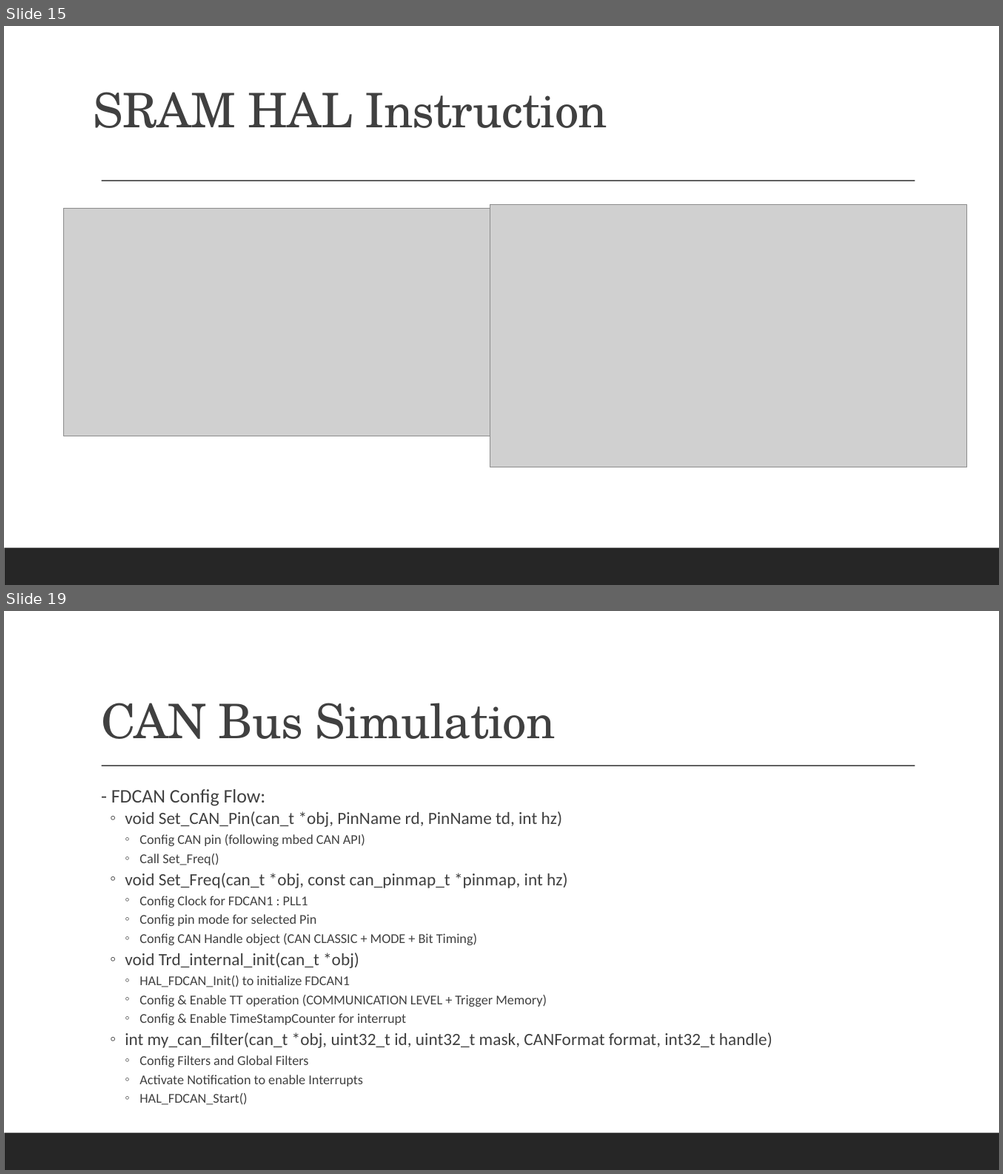
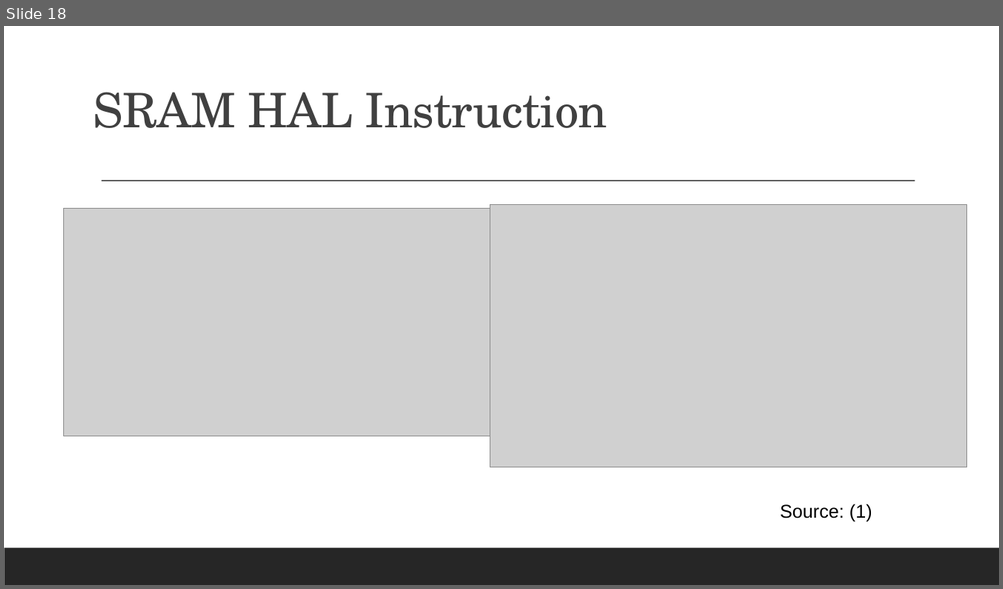
Before and after one commit to meomotminh/CAN-HAL, a slide deck: Thesis Present/PPT/Workshop 3 Presentation.odp. Shown one above the other, each under a label of ours: slides 15 and 19 before the commit, slide 18 after it; the slides between them are not shown. The pictures are 1003x1174 and 1003x589 pixels, drawn with LibreOffice and Linux fonts; fonts in the diff are those of the drawing; grey boxes stand for pictures. Boxes give left, top, right and bottom in pixels: in the first picture for what was removed or moved away, otherwise in the second. Text is boxed around its words. In the diff, an @@ line names an element or a change of style, - is before the commit and + after.

```diff
--- a/Thesis Present/PPT/Workshop 3 Presentation.odp
+++ b/Thesis Present/PPT/Workshop 3 Presentation.odp
@@ slide 19 removed at <box>4,611,999,1170</box>, background #FFFFFF; not listed: 2 template elements that a slide beside it also shows @@
@@ title removed at <box>101,703,555,739</box> @@
-CAN Bus Simulation
@@ text removed at <box>111,789,772,1087</box> @@
-  - FDCAN Config Flow:
-  ◦ void Set_CAN_Pin(can_t *obj, PinName rd, PinName td, int hz)
-    ◦ Config CAN pin (following mbed CAN API)
-    ◦ Call Set_Freq()
-  ◦ void Set_Freq(can_t *obj, const can_pinmap_t *pinmap, int hz)
-    ◦ Config Clock for FDCAN1 : PLL1
-    ◦ Config pin mode for selected Pin
-    ◦ Config CAN Handle object (CAN CLASSIC + MODE + Bit Timing)
-  ◦ void Trd_internal_init(can_t *obj)
-    ◦ HAL_FDCAN_Init() to initialize FDCAN1
-    ◦ Config & Enable TT operation (COMMUNICATION LEVEL + Trigger Memory)
-    ◦ Config & Enable TimeStampCounter for interrupt
-  ◦ int my_can_filter(can_t *obj, uint32_t id, uint32_t mask, CANFormat format, int32_t handle)
-    ◦ Config Filters and Global Filters
-    ◦ Activate Notification to enable Interrupts
-    ◦ HAL_FDCAN_Start()
@@ what was slide 15 is now slide 18 @@
@@ slide 18 changed as well @@
@@ text added at <box>780,504,872,522</box>, 18 pt, text #000000 @@
+Source: (1)
```
Also in this commit, not shown: 9 other slides changed, 12 slides added, 13 other slides removed, 7 other files.
